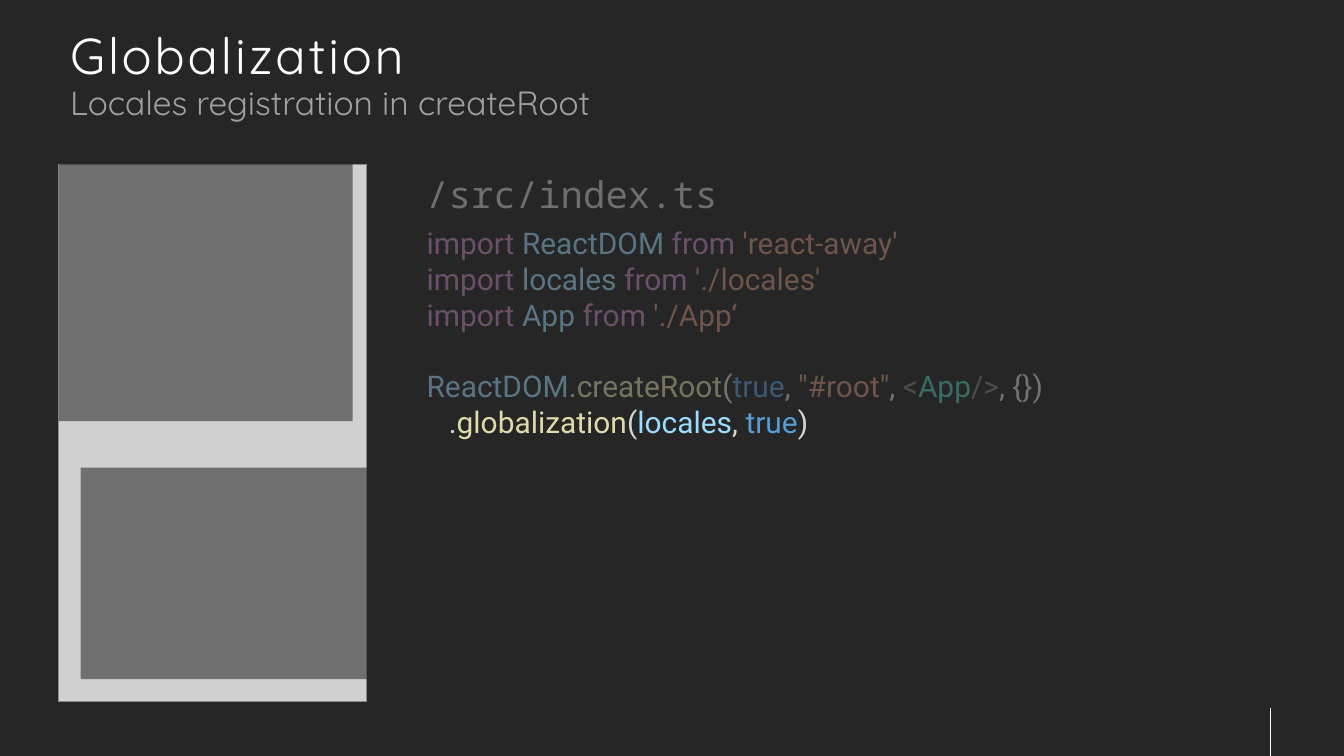
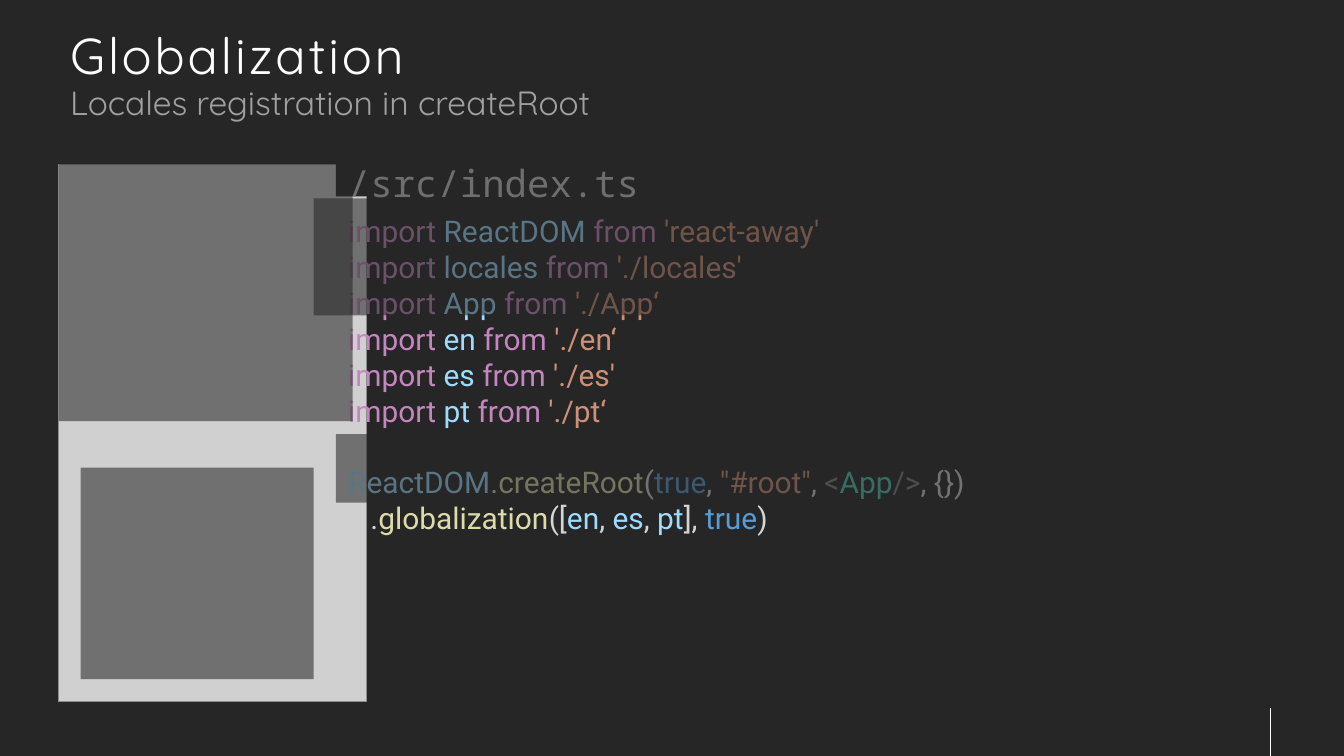
Before and after one commit to jsenaribeiro/jsenaribeiro.github.io, a slide deck: slide 15 of react-away/slides/tutorial.pptx (slide 9 before the commit). Drawn at 1344x756 pixels with LibreOffice and Linux fonts; fonts in the diff are those of the drawing; grey boxes stand for pictures. Boxes give left, top, right and bottom in pixels: in the first picture for what was removed or moved away, otherwise in the second. Text is boxed around its words. In the diff, an @@ line names an element or a change of style, - is before the commit and + after.

Commit message:
'react-away

```diff
--- a/react-away/slides/tutorial.pptx
+++ b/react-away/slides/tutorial.pptx
@@ text "/src/index.ts" rewrapped from (426, 180, 717, 208) to (348, 169, 639, 207) @@
@@ rectangle: place and size @@
-rectangle at (392, 210, 1159, 406)
+rectangle at (314, 198, 1081, 315)
@@ text "import ReactDOM from 'react-away'": place and size @@
-text "import ReactDOM from 'react-away'" at (427, 231, 1005, 440)
+text "import ReactDOM from 'react-away'" at (348, 215, 926, 536)
@@ text at (348, 322, 616, 429): paragraphs added @@
+import en from './en‘
+import es from './es'
+import pt from './pt‘
@@ rectangle added at (336, 434, 1103, 503), fill #262626 at 56% opacity @@
@@ rectangle: place and size @@
-rectangle at (81, 468, 374, 679)
+rectangle at (81, 468, 314, 679)
@@ text at (370, 504, 768, 536): text changed @@
-.globalization(locales, true)
+.globalization([en, es, pt], true)
```
Also in this commit, not shown: 12 other slides changed, 12 slides added, 17 slides removed, 45 other files.
